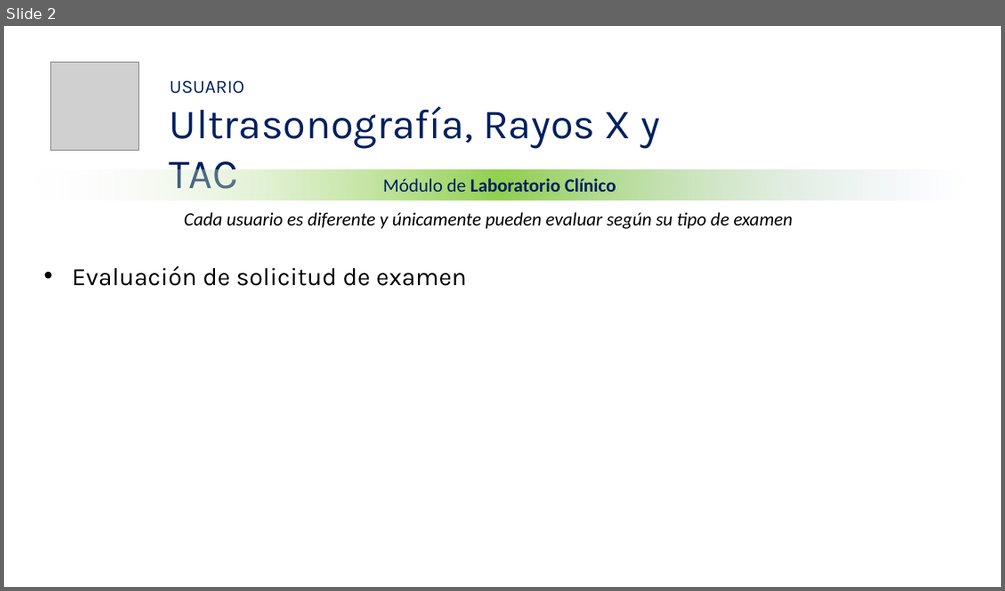
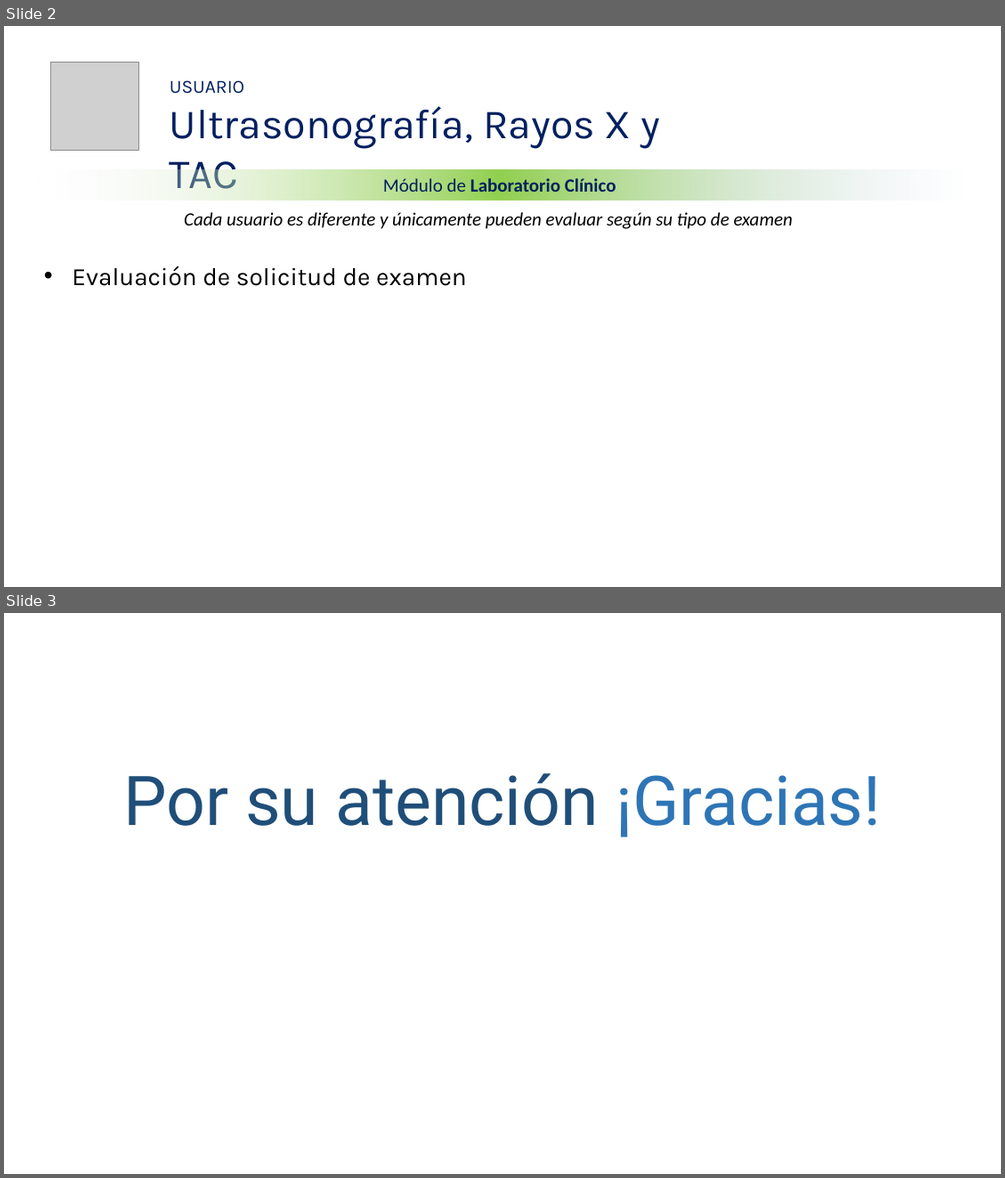
Before and after one commit to aviary-developer/blissey, a slide deck: Documentos/Presentaciones/Temario Laboratorio.pptx. Shown one above the other, each under a label of ours: slide 2 before the commit, slides 2 and 3 after it. The pictures are 1005x591 and 1005x1178 pixels, drawn with LibreOffice and Linux fonts; fonts in the diff are those of the drawing; grey boxes stand for pictures; background and template pictures are left out. Boxes give left, top, right and bottom in pixels: in the first picture for what was removed or moved away, otherwise in the second. Text is boxed around its words. In the diff, an @@ line names an element or a change of style, - is before the commit and + after.

```diff
--- a/Documentos/Presentaciones/Temario Laboratorio.pptx
+++ b/Documentos/Presentaciones/Temario Laboratorio.pptx
@@ slide 3 added at (x1=4, y1=613, x2=1001, y2=1174), background picture (left out) @@
@@ text added at (x1=123, y1=773, x2=882, y2=837), 66 pt, text #1F4E79 @@
+Por su atención ¡Gracias!
```
Also in this commit, not shown: 1 slide changed, 2 other files.
